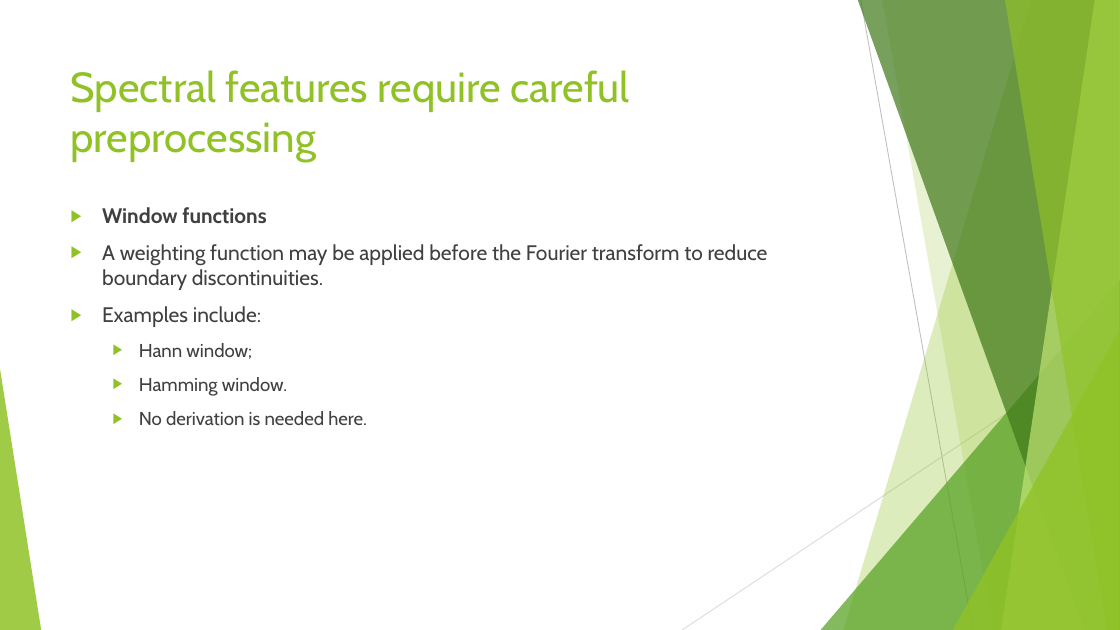
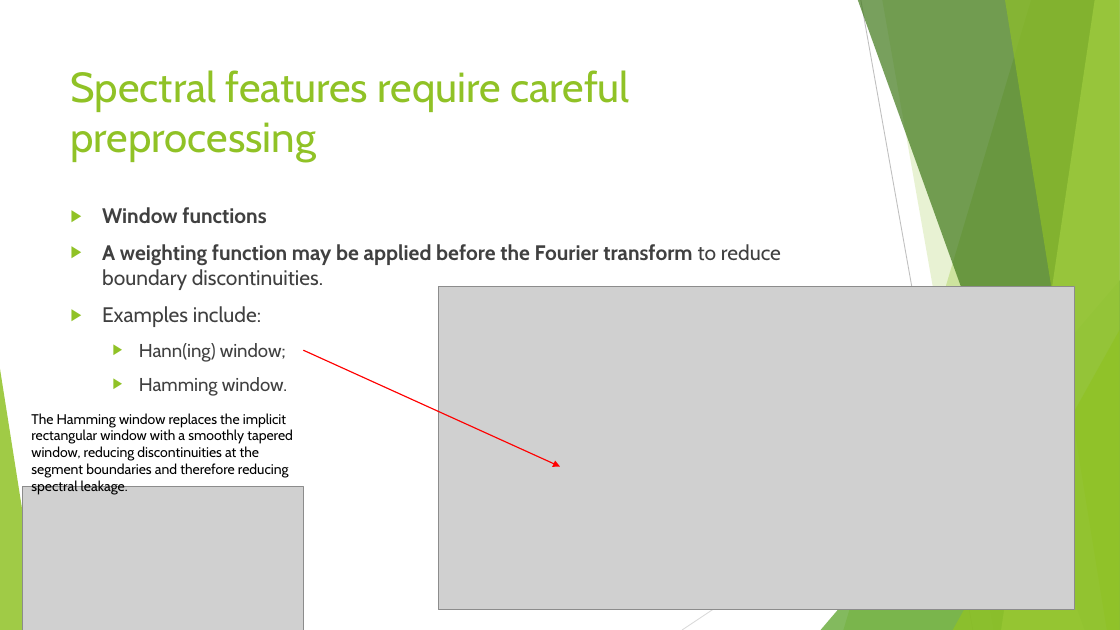
Before and after one commit to FranzGH/timeseries, a slide deck: slide 89 of Slides/03 Traditional Baselines and Feature-Based Machine Learning.pptx. Drawn at 1120x630 pixels with LibreOffice and Linux fonts; fonts in the diff are those of the drawing; grey boxes stand for pictures. Boxes give left, top, right and bottom in pixels: in the first picture for what was removed or moved away, otherwise in the second. Text is boxed around its words. In the diff, an @@ line names an element or a change of style, - is before the commit and + after.

```diff
--- a/Slides/03 Traditional Baselines and Feature-Based Machine Learning.pptx
+++ b/Slides/03 Traditional Baselines and Feature-Based Machine Learning.pptx
@@ text at (102, 244, 781, 290): bold on in "A weighting function may be applied before ..." @@
@@ picture added at (439, 287, 1075, 609) @@
@@ text at (139, 343, 286, 362): text changed @@
-  ▶ Hann window;
+  ▶ Hann(ing) window;
@@ arrow added from (303, 350) to (560, 466), #FF0000 1 pt @@
@@ text added at (31, 413, 293, 495), 12 pt, text #000000 @@
+The Hamming window replaces the implicit rectangular window with a smoothly tapered window, reducing discontinuities at the segment boundaries and therefore reducing spectral leakage.
@@ text at (139, 411, 367, 425): paragraph removed @@
-  ▶ No derivation is needed here.
@@ picture added at (23, 487, 303, 630) @@
```
Also in this commit, not shown: 53 other slides changed.
